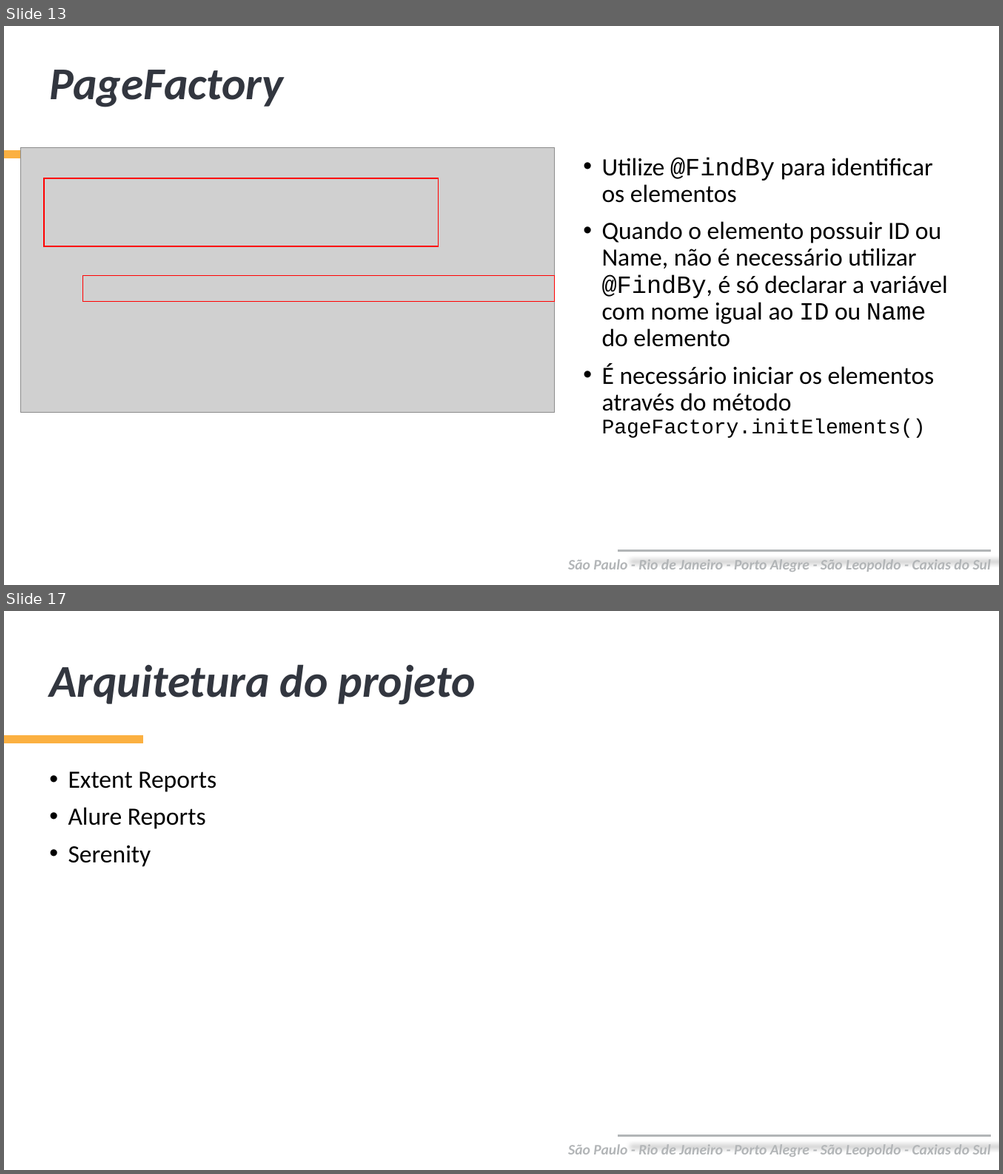
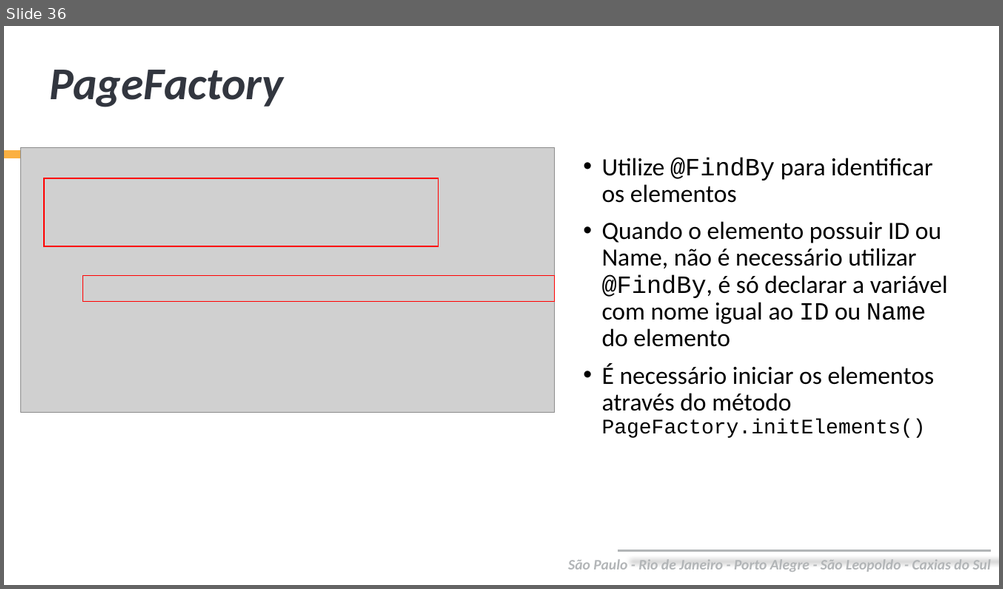
Before and after one commit to marcoslimaqa/cwi-automation-training, a slide deck: arquivos-treinamento/Treinamento Automação CWI - Aula 2.pptx. Shown one above the other, each under a label of ours: slides 13 and 17 before the commit, slide 36 after it; the slides between them are not shown. The pictures are 1003x1174 and 1003x589 pixels, drawn with LibreOffice and Linux fonts; fonts in the diff are those of the drawing; grey boxes stand for pictures; background and template pictures are left out. Boxes give left, top, right and bottom in pixels: in the first picture for what was removed or moved away, otherwise in the second. Text is boxed around its words. In the diff, an @@ line names an element or a change of style, - is before the commit and + after.

```diff
--- a/arquivos-treinamento/Treinamento Automação CWI - Aula 2.pptx
+++ b/arquivos-treinamento/Treinamento Automação CWI - Aula 2.pptx
@@ slide 17 removed at box(4, 611, 999, 1170), background #FFFFFF; not listed: 3 template elements that a slide beside it also shows @@
@@ title removed at box(49, 664, 475, 705) @@
-Arquitetura do projeto
@@ text removed at box(68, 772, 216, 867) @@
-• Extent Reports
-• Alure Reports
-• Serenity
@@ what was slide 13 is now slide 36 @@
```
Also in this commit, not shown: 7 slides changed, 29 slides added, 3 other slides removed.
